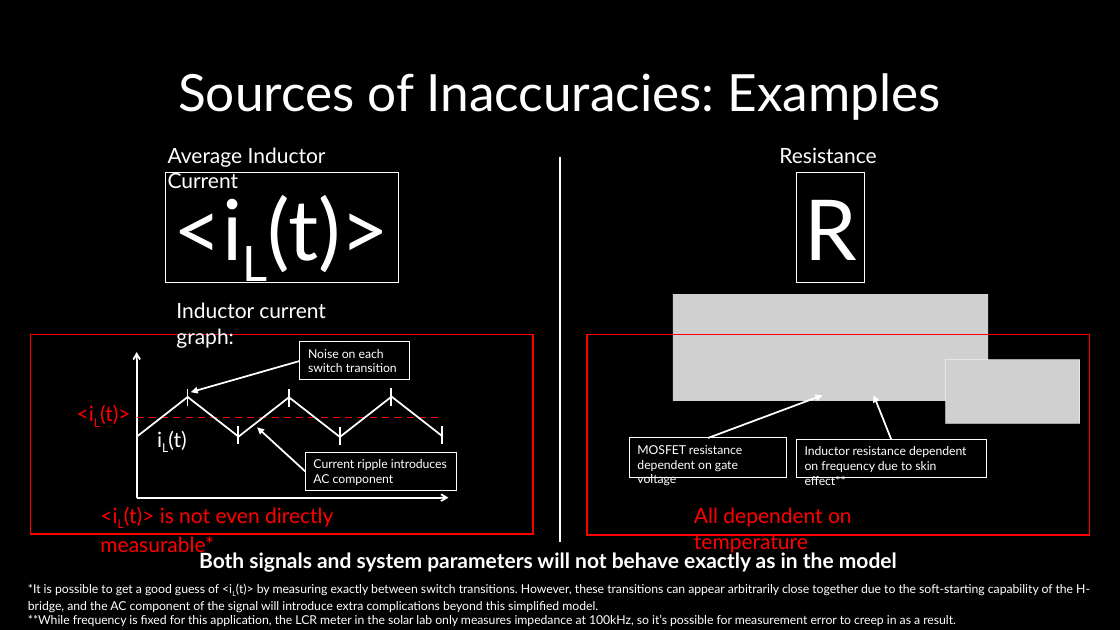
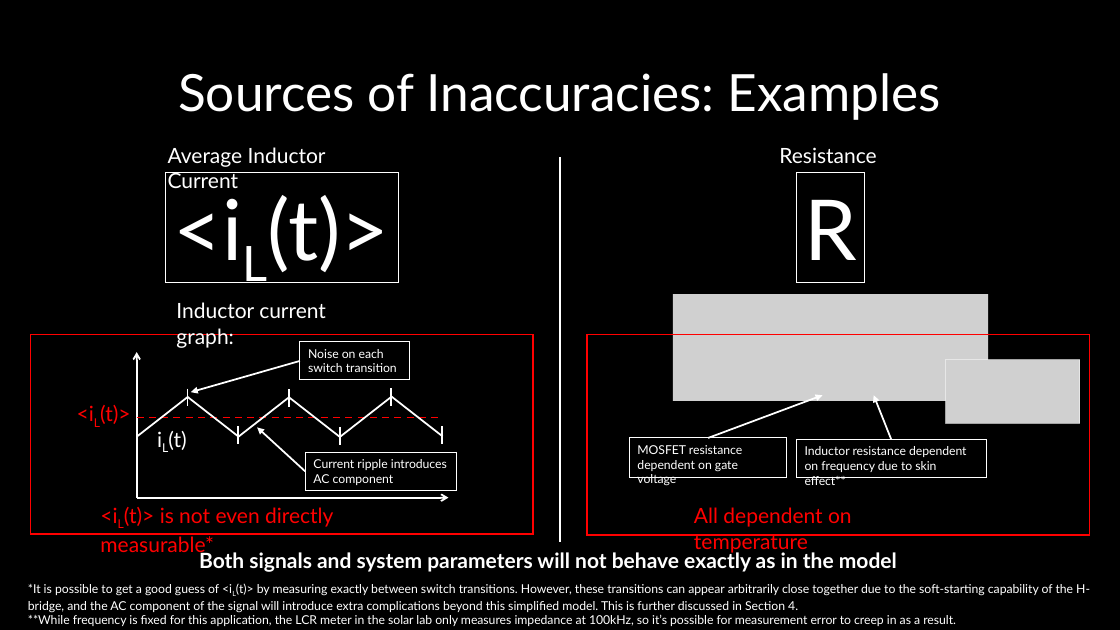
Before and after one commit to ut-ras/rm_electrical-supercap_v2, a slide deck: slide 27 of UT Robomasters – Supercap Power Stage Modeling.pptx. Drawn at 1120x630 pixels with LibreOffice and Linux fonts; fonts in the diff are those of the drawing; grey boxes stand for pictures. Boxes give left, top, right and bottom in pixels: in the first picture for what was removed or moved away, otherwise in the second. Text is boxed around its words. In the diff, an @@ line names an element or a change of style, - is before the commit and + after.

Commit message:
wip update to presentation

```diff
--- a/UT Robomasters – Supercap Power Stage Modeling.pptx
+++ b/UT Robomasters – Supercap Power Stage Modeling.pptx
@@ text at bbox=[28, 583, 1090, 613]: text changed @@
-*It is possible to get a good guess of <iL(t)> by measuring exactly between switch transitions. However, these transitions can appear arbitrarily close together due to the soft-starting capability of the H-bridge, and the AC component of the signal will introduce extra complications beyond this simplified model.
+*It is possible to get a good guess of <iL(t)> by measuring exactly between switch transitions. However, these transitions can appear arbitrarily close together due to the soft-starting capability of the H-bridge, and the AC component of the signal will introduce extra complications beyond this simplified model. This is further discussed in Section 4.
```
Also in this commit, not shown: 1 other slide changed, 5 slides added, 1 other file.
